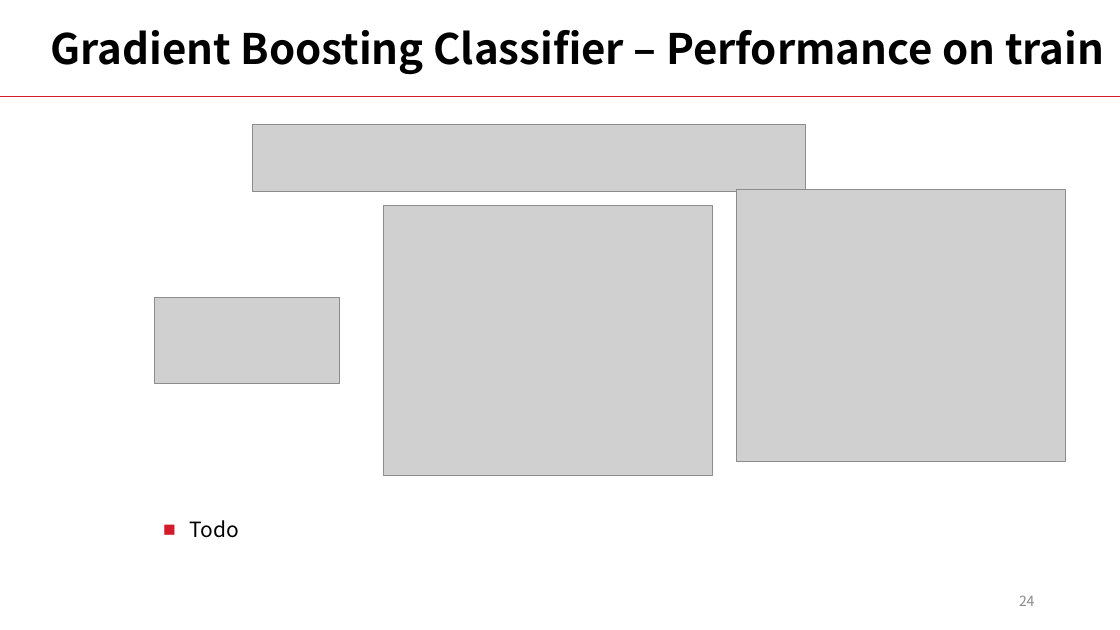
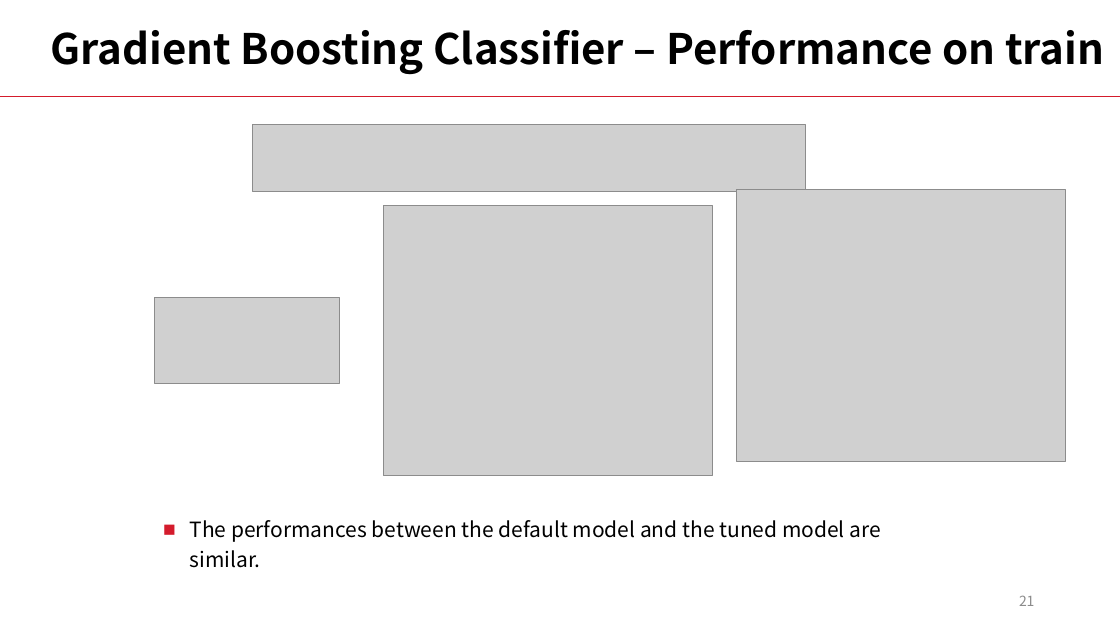
Before and after one commit to LiyangSong/Advertisement-CTR-Prediction, a slide deck: slide 21 of submissions/phase3/stepvi.pptx (slide 24 before the commit). Drawn at 1120x630 pixels with LibreOffice and Linux fonts; fonts in the diff are those of the drawing; grey boxes stand for pictures. Boxes give left, top, right and bottom in pixels: in the first picture for what was removed or moved away, otherwise in the second. Text is boxed around its words. In the diff, an @@ line names an element or a change of style, - is before the commit and + after.

```diff
--- a/submissions/phase3/stepvi.pptx
+++ b/submissions/phase3/stepvi.pptx
@@ text at [189, 520, 881, 542]: text changed @@
-■ Todo
+■ The performances between the default model and the tuned model are similar.
@@ page number at [1019, 595, 1035, 606]: text changed @@
-24
+21
```
Also in this commit, not shown: 17 other slides changed, 4 slides removed.
